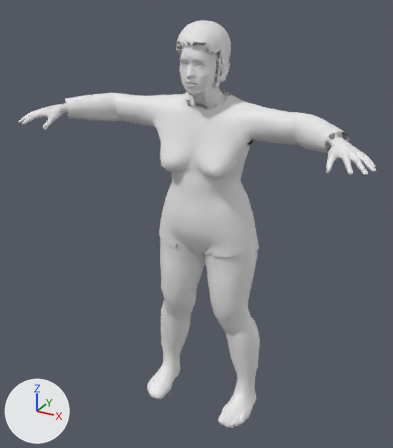
Before and after pictures for a commit that changed the FBX model unity/Assets/Resources/Characters/f_old_jacket_bun.fbx.
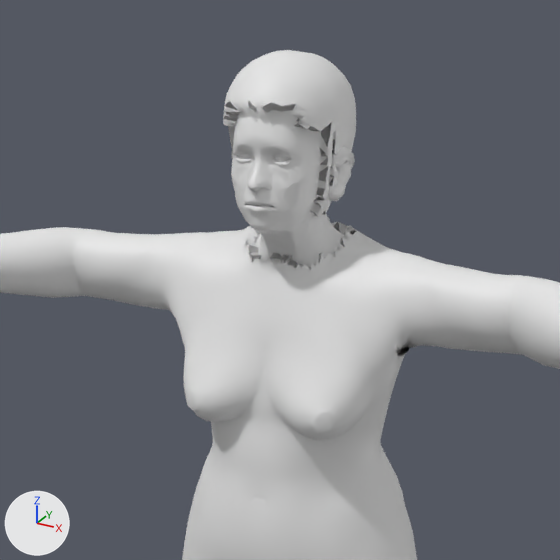
The first picture shows the older version from a 50 mm camera at (0.865, -1.693, 1.595) aimed at (-0.012, -0.098, 0.798). The close-ups show the older and then the newer version on the part from 22% to 80% of the width and 0% to 51% of the height of that picture. Only the edits that show in the close-ups are written down. Arrows for +X, +Y and +Z are at lower left; the lights stay in place. Objects named as collision shapes, trigger or cutter boxes, shadow casters or lower levels of detail are left out. Vertices at exactly the same position are counted once.

Names of what the first close-up shows: 'Body_LOD0'.
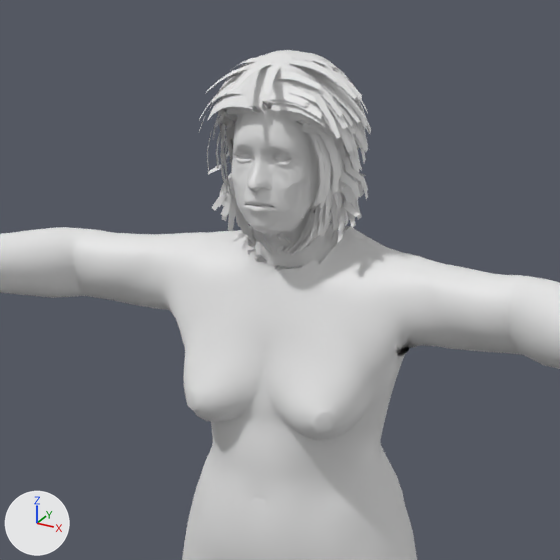
What differs and where, as boxes [x1, y1, x2, y2] in the close-ups (560 x 560 px):
part 1 of me_body_lod0, built on
    before: [223, 103, 356, 274]
    after: [199, 54, 371, 274]

The change, as a diff of the scene's bpy script:
```diff
--- a/unity/Assets/Resources/Characters/f_old_jacket_bun.fbx.py
+++ b/unity/Assets/Resources/Characters/f_old_jacket_bun.fbx.py
@@ mat_haircards @@
+mat_haircards = principled_material('haircards')
+mat_haircards.base_color = (0.8, 0.8, 0.8)  # white #e7e7e7
@@ me_body_lod0 @@
 # used by ob_body_lod0; location = (0.0, 0.0, 0.0)
-me_body_lod0.from_pydata(...)  # 8847 vertices, 17542 faces; spans x -0.62..0.62, y -0.34..0.1, z -0.01..1.49
+me_body_lod0.from_pydata(...)  # 15745 vertices, 22942 faces; spans x -0.62..0.62, y -0.34..0.1, z -0.01..1.49
+# me_body_lod0 part 1: 33 vertices moved within x -0.6..0.49, y -0.28..-0.01, z 1.16..1.41; 109 vertices removed from x -0.5..0.5, y -0.22..0.01, z 1.15..1.41; 7013 vertices added at x -0.6..0.6, y -0.33..0.05, z 1.16..1.49
+# other edits to the shape of me_body_lod0 do not show in these pictures
 me_body_lod0.materials.append(mat_skin)
@@ me_body_lod0 @@
 me_body_lod0.materials.append(mat_lashes)
+me_body_lod0.materials.append(mat_haircards)  # white #e7e7e7
```
